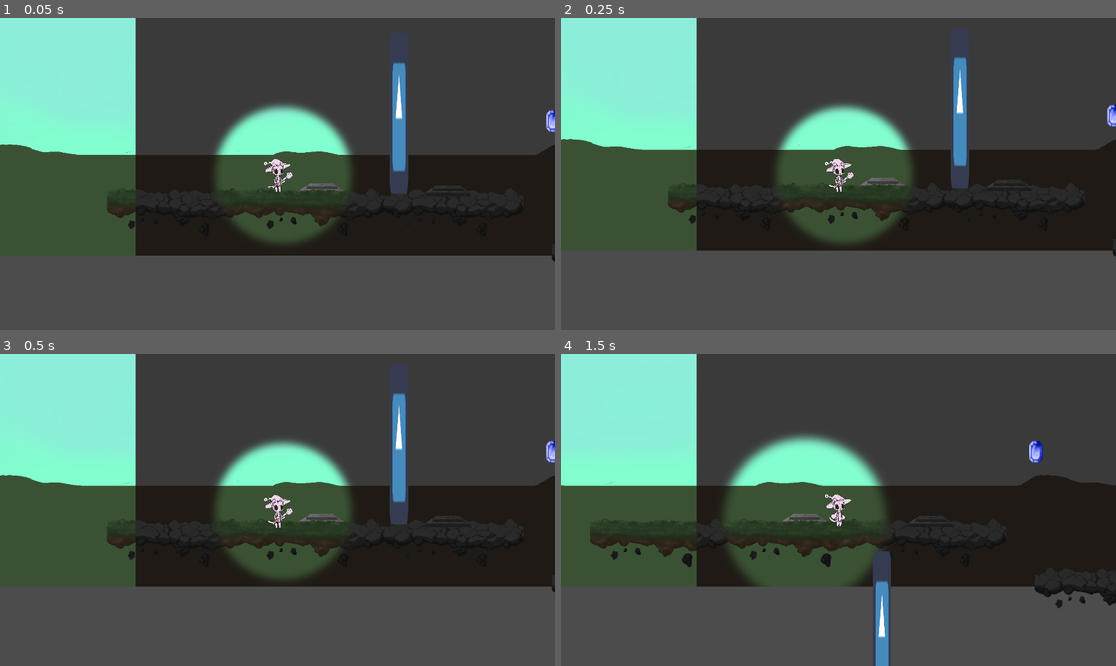
Above: before the commit, frames 1-4 (two rows, left to right).
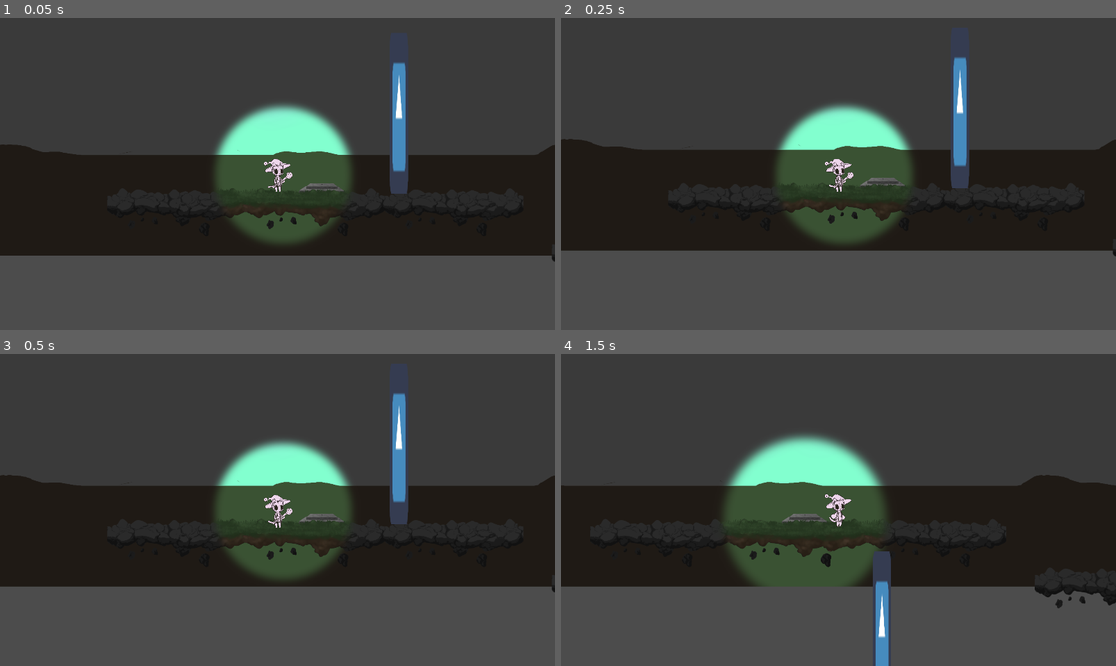
Above: after the commit, the same moments.

Repository: SunStaff/main
Game: Godot game, scene res://Scenes/Level3.tscn
Two runs of this game, one before a commit and one after it. Both use one fixed random seed, a clock stepped at 60 frames per second and the inputs below. The engine's default icon, where the game draws it, is replaced by a stand-in: a white triangle on a blue panel in a dark square.
Inputs:
- Up to frame 1 (0.05 s): no input
- Up to frame 2 (0.25 s): no input
- Up to frame 3 (0.5 s): no input
- Up to frame 4 (1.5 s): hold Right (Right) from 0.53 s (still down); tap E (Interact) at 0.6, 1.35 s; tap Space (Jump) at 0.77 s

The runs differ from the first frame. In frame 1, 18% of the frame differs, in the area x 0-100%, y 0-77%; in frame 2, 18%; in frame 3, 18%; in frame 4, 17%.

Commit message:
Added Door Puzzle and Fixed Lever Interaction

Diff:
--- a/SunStaff/Scenes/Level3.tscn
+++ b/SunStaff/Scenes/Level3.tscn
@@ -303,11 +303,7 @@
 [node name="Litplatformmiddle" parent="TimerPuzzle/TimerPlatform3" index="1"]
 visible = false
 
-[node name="StaffAltar1_GemPuzzle" parent="." instance=ExtResource( 6 )]
-[node name="Milo" parent="." instance=ExtResource( 1 )]
-position = Vector2( 4530, -981 )
-
-[node name="StartingDoor" type="KinematicBody2D" parent="."]
+[node name="StartingDoor" type="KinematicBody2D" parent="." groups=["Door"]]
 light_mask = 0
 position = Vector2( 420, -150 )
 
@@ -320,6 +316,15 @@
 scale = Vector2( 1, 8.6875 )
 texture = ExtResource( 3 )
 
+[node name="CollisionShape2D" type="CollisionShape2D" parent="StartingDoor"]
+light_mask = 0
+shape = SubResource( 2 )
+
+[node name="Door1" type="Sprite" parent="StartingDoor"]
+light_mask = 0
+scale = Vector2( 1, 8.6875 )
+texture = ExtResource( 3 )
+
 [node name="SavingPoint" parent="." instance=ExtResource( 7 )]
 position = Vector2( 1190, 290 )
 scale = Vector2( 5, 1 )
@@ -327,33 +332,6 @@
 [node name="SavingPoint2" parent="." instance=ExtResource( 7 )]
 position = Vector2( 3823, 334 )
 scale = Vector2( 5, 1 )
-
-[node name="Blue_GemPickup" parent="." instance=ExtResource( 20 )]
-position = Vector2( 953, -123 )
-
-[node name="Green_GemPickup" parent="." instance=ExtResource( 20 )]
-position = Vector2( 2301, -404 )
-
-[node name="AnimatedSprite" parent="Green_GemPickup" index="1"]
-frame = 1
-
-[node name="Red_GemPickup" parent="." instance=ExtResource( 20 )]
-position = Vector2( 4321, -777 )
-
-[node name="AnimatedSprite" parent="Red_GemPickup" index="1"]
-frame = 3
-
-[node name="Magenta_GemPickup" parent="." instance=ExtResource( 20 )]
-position = Vector2( 1810, -502 )
-
-[node name="AnimatedSprite" parent="Magenta_GemPickup" index="1"]
-frame = 2
-
-[node name="Cyan_GemPickup" parent="." instance=ExtResource( 20 )]
-position = Vector2( 1392, -315 )
-
-[node name="AnimatedSprite" parent="Cyan_GemPickup" index="1"]
-frame = 4
 
 [node name="WhiteDimondForPuzzle" type="Sprite" parent="."]
 modulate = Color( 0, 0, 0, 1 )
@@ -363,7 +341,7 @@
 z_index = 1
 texture = ExtResource( 18 )
 
-[node name="StaffAltar1" parent="." instance=ExtResource( 6 )]
+[node name="StaffAltar1_GemPuzzle" parent="." instance=ExtResource( 6 )]
 position = Vector2( 6228.75, -738.75 )
 scale = Vector2( 0.75, 0.75 )
 
@@ -800,19 +778,6 @@
 [node name="Milo" parent="." instance=ExtResource( 1 )]
 position = Vector2( 0, 55 )
 
-[node name="StartingDoor" type="KinematicBody2D" parent="."]
-light_mask = 0
-position = Vector2( 420, -150 )
-
-[node name="CollisionShape2D" type="CollisionShape2D" parent="StartingDoor"]
-light_mask = 0
-shape = SubResource( 2 )
-
-[node name="Door1" type="Sprite" parent="StartingDoor"]
-light_mask = 0
-scale = Vector2( 1, 8.6875 )
-texture = ExtResource( 3 )
-
 [node name="WhiteDimondForPuzzle" type="Sprite" parent="."]
 modulate = Color( 0, 0, 0, 1 )
 light_mask = 2
@@ -861,6 +826,7 @@
 [node name="SavingPoint9" parent="." instance=ExtResource( 7 )]
 position = Vector2( 2781, -525 )
 scale = Vector2( 5, 1 )
+
 [node name="Lever2" parent="." instance=ExtResource( 13 )]
 position = Vector2( 4218, 325 )
 
@@ -873,7 +839,7 @@
 [node name="Lever5" parent="." instance=ExtResource( 13 )]
 position = Vector2( 4668, 325 )
 
-[node name="Door2" type="KinematicBody2D" parent="."]
+[node name="Door2" type="KinematicBody2D" parent="." groups=["Door"]]
 light_mask = 2
 position = Vector2( 5032, 252 )
 scale = Vector2( 0.7, 3.4 )
@@ -888,7 +854,7 @@
 position = Vector2( 4.28623, 0.000963477 )
 shape = SubResource( 3 )
 
-[node name="Door3" type="KinematicBody2D" parent="."]
+[node name="Door3" type="KinematicBody2D" parent="." groups=["Door"]]
 light_mask = 2
 position = Vector2( 5132, 252 )
 scale = Vector2( 0.7, 3.4 )
@@ -903,7 +869,7 @@
 position = Vector2( 0.000732831, -2.02656e-05 )
 shape = SubResource( 4 )
 
-[node name="Door4" type="KinematicBody2D" parent="."]
+[node name="Door4" type="KinematicBody2D" parent="." groups=["Door"]]
 light_mask = 2
 position = Vector2( 5232, 252 )
 scale = Vector2( 0.7, 3.4 )
@@ -918,7 +884,7 @@
 position = Vector2( 0.000247955, -0.146935 )
 shape = SubResource( 5 )
 
-[node name="Door5" type="KinematicBody2D" parent="."]
+[node name="Door5" type="KinematicBody2D" parent="." groups=["Door"]]
 light_mask = 2
 position = Vector2( 5332, 252 )
 scale = Vector2( 0.7, 3.4 )
@@ -932,7 +898,6 @@
 light_mask = 2
 position = Vector2( 1.42854, -0.000129426 )
 shape = SubResource( 6 )
-
 
 [editable path="Blue_GemPickup"]
 [editable path="Green_GemPickup"]
--- a/SunStaff/Scenes/Menus/GemSelectionScreen.tscn
+++ b/SunStaff/Scenes/Menus/GemSelectionScreen.tscn
@@ -4,7 +4,7 @@
 [ext_resource path="res://Art/Misc/Gems/BLUE_GEM.png" type="Texture" id=2]
 [ext_resource path="res://Art/Misc/Gems/magenta_GEM.png" type="Texture" id=3]
 [ext_resource path="res://Art/Misc/Gems/GREEN_GEM.png" type="Texture" id=4]
-[ext_resource path="res://Art/Misc/Gems/cyan_GEM.png" type="Texture" id=5]
+[ext_resource path="res://Art/Misc/Gems/orange_GEM.png" type="Texture" id=5]
 [ext_resource path="res://Scripts/Objects/GemSelectionScreen.gd" type="Script" id=6]
 
 [node name="GemSelectionScreen" type="Control" groups=["GemSelectionScreen"]]
--- a/SunStaff/Scenes/Objects/Lever.tscn
+++ b/SunStaff/Scenes/Objects/Lever.tscn
@@ -4,7 +4,7 @@
 [ext_resource path="res://Scripts/Objects/Levers_Switches.gd" type="Script" id=2]
 
 [sub_resource type="RectangleShape2D" id=1]
-extents = Vector2( 45.5, 40.5 )
+extents = Vector2( 38.5, 30.5 )
 
 [node name="Lever" type="Area2D"]
 light_mask = 2
--- a/SunStaff/Scripts/LeverManager.gd
+++ b/SunStaff/Scripts/LeverManager.gd
@@ -4,11 +4,18 @@
 # Declare member variables here. Examples:
 # var a = 2
 # var b = "text"
-
-
+var Doors = []
+var door1
+var door2
+var door3
+var door4
 # Called when the node enters the scene tree for the first time.
 func _ready():
-	pass # Replace with function body.
+	Doors = get_tree().get_nodes_in_group("Door")
+	door1 = Doors[1]
+	door2 = Doors[2]
+	door3 = Doors[3]
+	door4 = Doors[4]
 
 
 # Called every frame. 'delta' is the elapsed time since the previous frame.
@@ -58,9 +65,6 @@
 		#Lever 1 of Door Puzzle [Lever Down y = 252, lever up y = 110S]
 		#Doors for puzzle are offset by 1 -- Door2 is first puzzle door
 		"2":
-			var door1 = get_parent().get_node("Door2")
-			var door2 = get_parent().get_node("Door3")
-			var door4 = get_parent().get_node("Door5")
 			if(turnedOn):
 				door1.position.y = 110
 				door2.position.y = 110
@@ -71,8 +75,6 @@
 			pass
 		#Lever 2 of Door Puzzle
 		"3":
-			var door2 = get_parent().get_node("Door3")
-			var door4 = get_parent().get_node("Door5")
 			if(turnedOn):
 				door2.position.y = 110
 				door4.position.y = 110
@@ -82,8 +84,6 @@
 			pass
 		#Lever 3 of Door Puzzle
 		"4":
-			var door1 = get_parent().get_node("Door2")
-			var door3 = get_parent().get_node("Door4")
 			if(turnedOn):
 				door1.position.y = 110
 				door3.position.y = 252
@@ -92,9 +92,6 @@
 			pass
 		#Lever 4 of Door Puzzle
 		"5":
-			var door2 = get_parent().get_node("Door3")
-			var door3 = get_parent().get_node("Door4")
-			var door4 = get_parent().get_node("Door5")
 			if(turnedOn):
 				door2.position.y = 110
 				door3.position.y = 110
--- a/SunStaff/Scripts/Milo/Milo.gd
+++ b/SunStaff/Scripts/Milo/Milo.gd
@@ -258,6 +258,7 @@
 	GemObject.visible = false
 
 func FlipLever():
+	print("FlipLever Executed")
 	LeverObject._change_lever_state()
 
 func DistanceTo(a,b):
